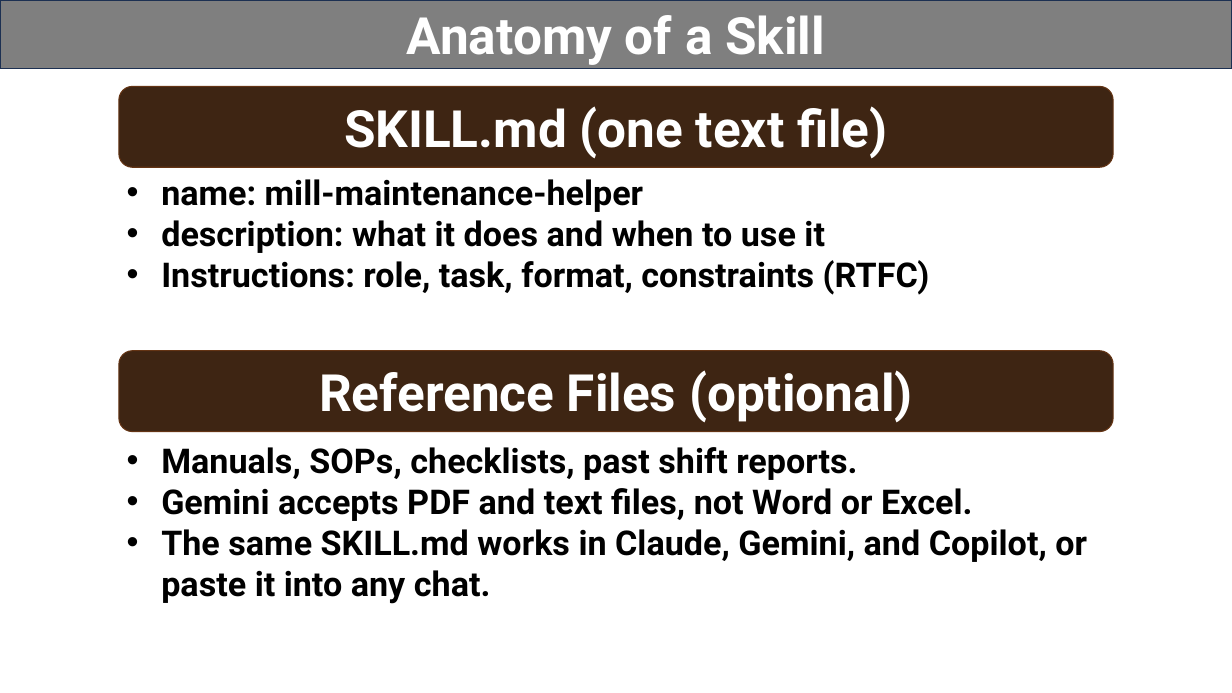
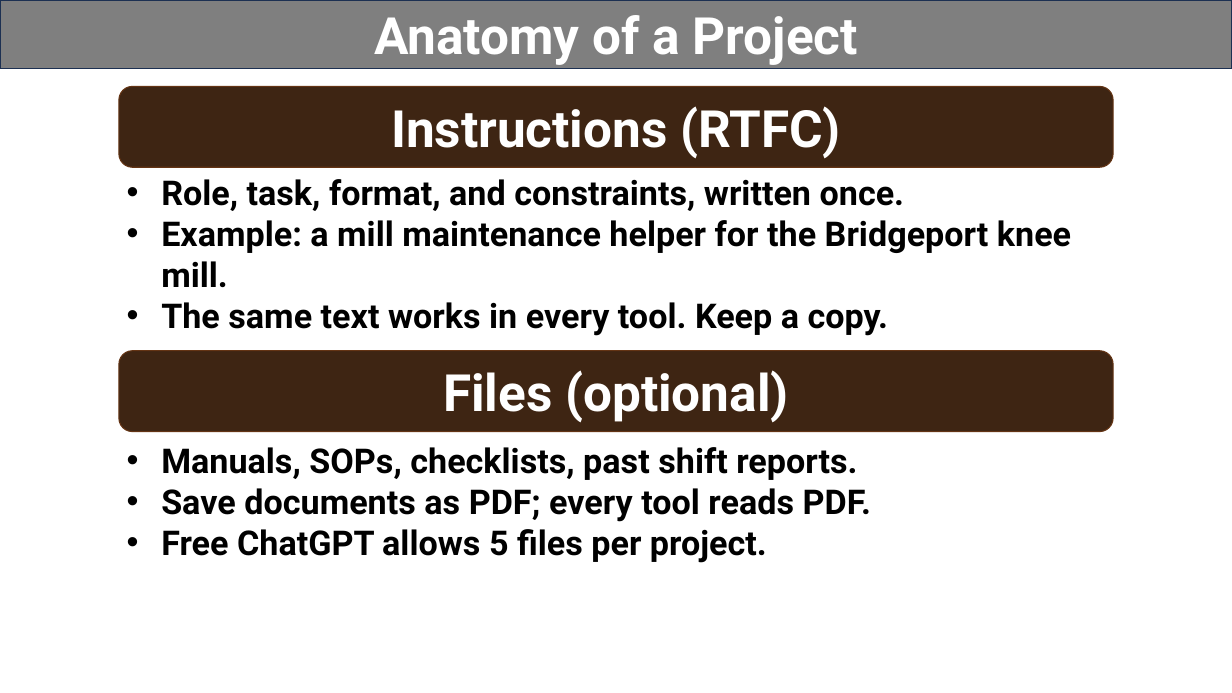
Before and after one commit to grcc-resendiz/ai-manufacturing-muskegon, a slide deck: slide 21 of instructor/Day1-Prompting-and-Skills.pptx. Drawn at 1232x693 pixels with LibreOffice and Linux fonts; fonts in the diff are those of the drawing. Boxes give left, top, right and bottom in pixels: in the first picture for what was removed or moved away, otherwise in the second. Text is boxed around its words. In the diff, an @@ line names an element or a change of style, - is before the commit and + after.

```diff
--- a/instructor/Day1-Prompting-and-Skills.pptx
+++ b/instructor/Day1-Prompting-and-Skills.pptx
@@ text in rectangle at <box>374,15,858,65</box>: text changed @@
-Anatomy of a Skill
+Anatomy of a Project
@@ text in rounded rectangle at <box>391,106,840,159</box>: text changed @@
-SKILL.md (one text file)
+Instructions (RTFC)
@@ text at <box>161,179,1071,336</box>: text changed @@
-• name: mill-maintenance-helper
-• description: what it does and when to use it
-• Instructions: role, task, format, constraints (RTFC)
+• Role, task, format, and constraints, written once.
+• Example: a mill maintenance helper for the Bridgeport knee mill.
+• The same text works in every tool. Keep a copy.
@@ text in rounded rectangle at <box>443,370,789,423</box>: text changed @@
-Reference Files (optional)
+Files (optional)
@@ text at <box>161,488,871,563</box>: text changed @@
-• Gemini accepts PDF and text files, not Word or Excel.
-• The same SKILL.md works in Claude, Gemini, and Copilot, or paste it into any chat.
+• Save documents as PDF; every tool reads PDF.
+• Free ChatGPT allows 5 files per project.
```
Also in this commit, not shown: 7 other slides changed, 1 slide added, 6 other files.
